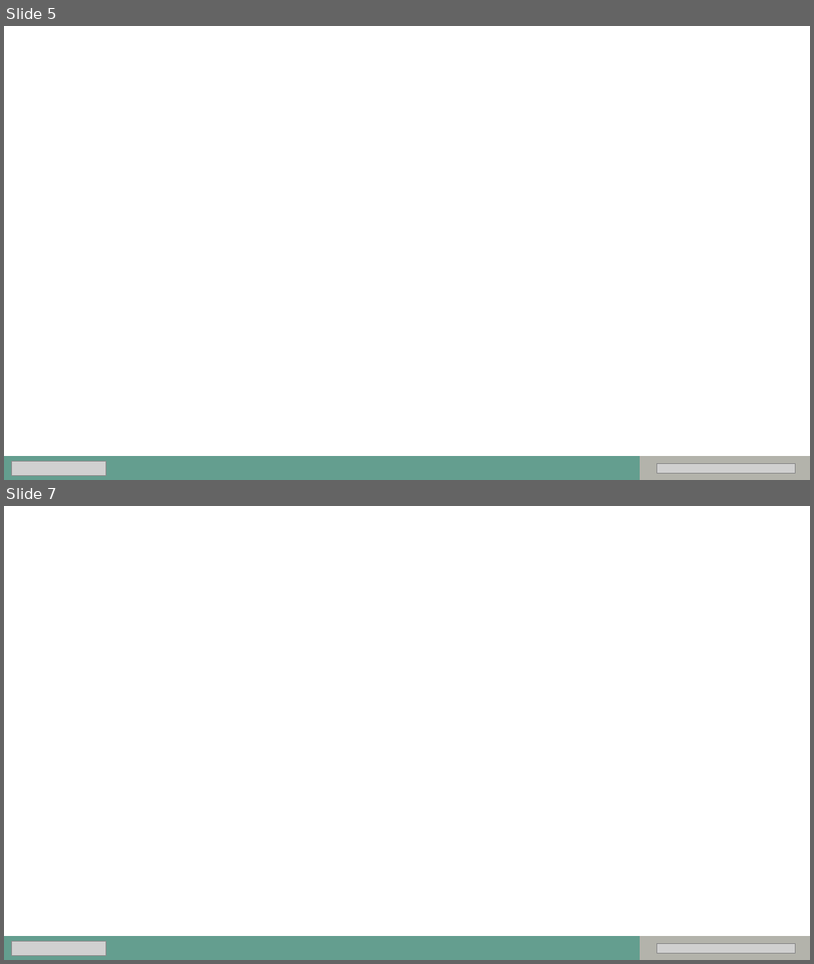
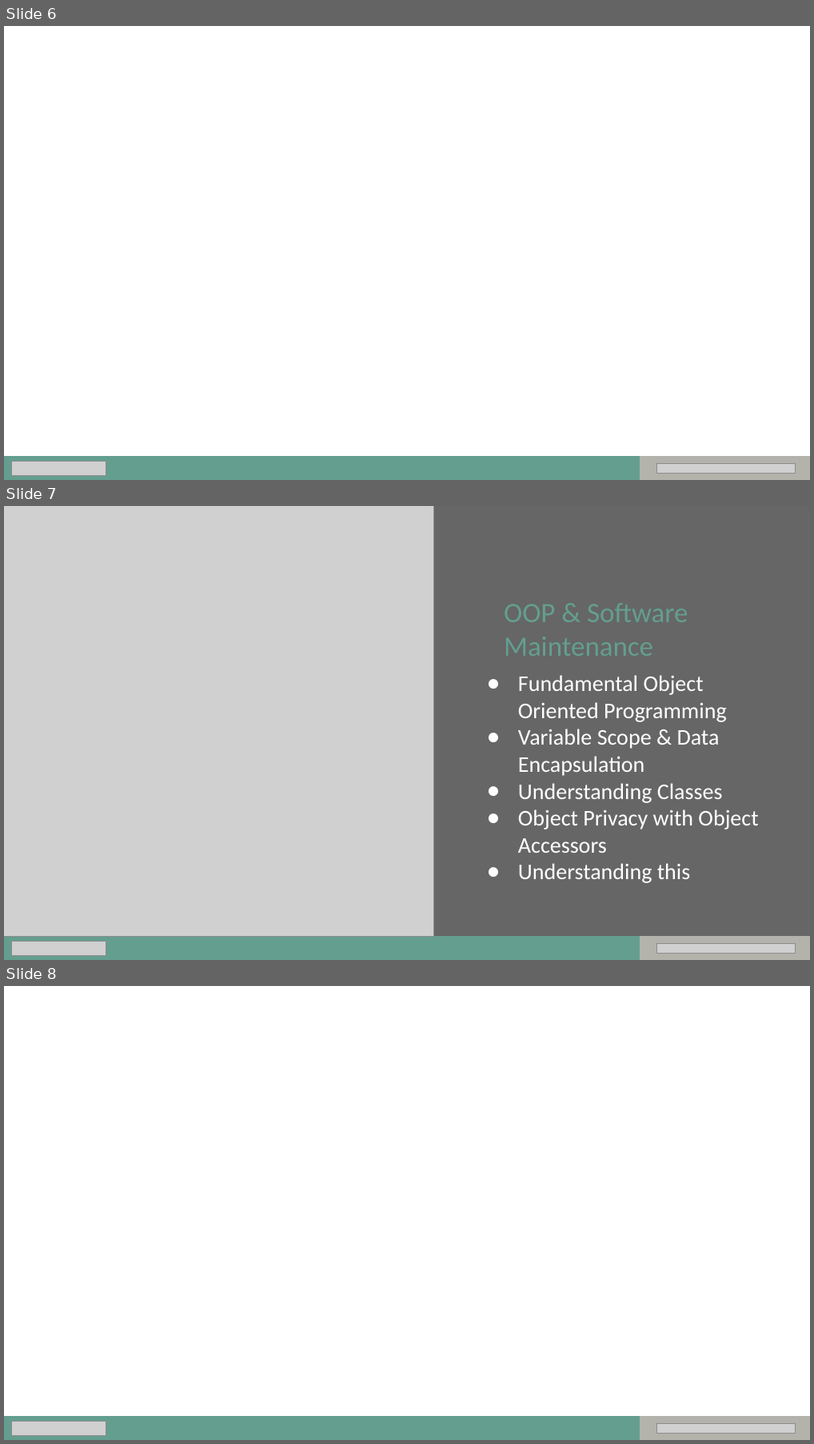
Before and after one commit to xolaCS/Interactive-Web-Apps-Sept-2021, a slide deck: diagrams/Intro To Object Oriented Programming.pptx. Shown one above the other, each under a label of ours: slides 5 and 7 before the commit, slides 6, 7 and 8 after it; the slides between them are not shown. The pictures are 814x964 and 814x1444 pixels, drawn with LibreOffice and Linux fonts; fonts in the diff are those of the drawing; grey boxes stand for pictures; background and template pictures are left out. Boxes give left, top, right and bottom in pixels: in the first picture for what was removed or moved away, otherwise in the second. Text is boxed around its words. In the diff, an @@ line names an element or a change of style, - is before the commit and + after.

```diff
--- a/diagrams/Intro To Object Oriented Programming.pptx
+++ b/diagrams/Intro To Object Oriented Programming.pptx
@@ slide 7 added at [4,506,810,960], background #FFFFFF @@
@@ rectangle added at [4,506,810,959], fill #656665 @@
@@ picture added at [4,506,434,936] @@
@@ text added at [504,603,688,656], 25 pt, text #649E8F @@
+OOP & Software Maintenance
@@ text added at [518,675,758,883], 20 pt, text #FFFFFF @@
+● Fundamental Object Oriented Programming
+● Variable Scope & Data Encapsulation
+● Understanding Classes
+● Object Privacy with Object Accessors
+● Understanding this
@@ rectangle added at [4,936,810,960], fill #649E8F, outline #649E8F 0.75 pt @@
@@ rectangle added at [640,936,810,960], fill #B3B3AB, outline #B3B3AB 0.75 pt @@
@@ picture added at [12,940,106,954] @@
@@ picture added at [657,943,796,953] @@
@@ what was slide 5 is now slide 6 @@
@@ what was slide 7 is now slide 8 @@
```
Also in this commit, not shown: 2 slides changed, 2 other files.
